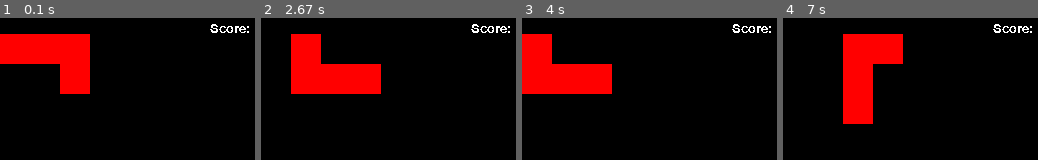
Above: before the commit, frames 1-4 (left to right).
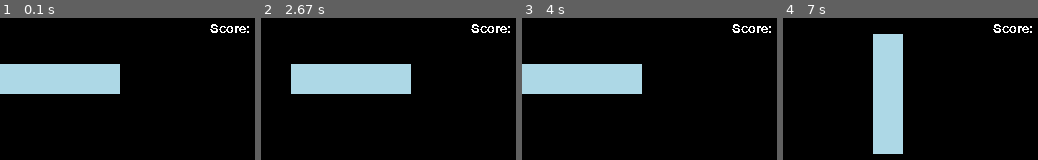
Above: after the commit, the same moments.

Repository: lolloz98/pygame_games
Game: pygame game, started from tetris/main.py
Same seed, same stepped clock (60 frames per second), same inputs: the game is played once before the commit and once after it.
Inputs:
- Up to frame 1 (0.1 s): no input
- Up to frame 2 (2.67 s): tap F at 0.33, 0.67 s; hold A 2-2.53 s; hold S from 2.57 s (still down)
- Up to frame 3 (4 s): release S at 3.03 s; hold A 3.07-3.47 s
- Up to frame 4 (7 s): hold S 4.17-4.53 s; hold A 4.57-5.03 s; tap F at 4.63, 4.93, 6.7 s; hold S 6.63-6.93 s; hold A from 6.97 s (still down)

The runs differ from the first frame. In frame 1, 17% of the frame differs, in the area x 0-48%, y 11-54%; in frame 2, 12%; in frame 3, 12%; in frame 4, 17%.

Commit message:
TETRIS Added Tetris piece

Diff:
--- a/tetris/main.py
+++ b/tetris/main.py
@@ -10,13 +10,13 @@
 pygame.init()
 
 screen = pygame.display.set_mode((width, height))
-pygame.display.set_caption('Snake')
+pygame.display.set_caption('Tetris')
 # To control the max frame rate:
 clock = pygame.time.Clock()
 
 test_font = pygame.font.Font(None, 20)
 
-piece = pieces.lPiece((60, 60), grid_s)
+piece = pieces.tetris((60, 60), grid_s)
 
 while True:
     # draw our elements and update everything
--- a/tetris/pieces.py
+++ b/tetris/pieces.py
@@ -11,14 +11,17 @@
     RIGHT = 1
 
 
-def cube(center, size_of_block):
+def _buildPiece(center, size_of_block, positions, color='Red'):
+    return Piece(center, size_of_block, [SingleBlock(color, size_of_block) for i in positions[0]], positions)
+
+
+def cube(center, size_of_block, color='#FFFF00'):
     xs, ys = size_of_block
     positions = [[(-xs, -ys), (0, -ys), (-xs, 0), (0, 0)]]
-    blocks = [SingleBlock(size=size_of_block) for i in range(4)]
-    return Piece(center, size_of_block, blocks, positions)
+    return _buildPiece(center, size_of_block, positions, color)
 
 
-def lPiece(center, size_of_block):
+def lPiece(center, size_of_block, color='#FFA500'):
     xs, ys = size_of_block
     positions = [
         [(-2 * xs, -ys), (-xs, -ys), (0, -ys), (0, 0)],
@@ -26,8 +29,16 @@
         [(xs, 0), (0, 0), (-xs, 0), (-xs, -ys)],
         [(0, -2 * ys), (0, -ys), (0, 0), (-xs, 0)],
     ]
-    blocks = [SingleBlock(size=size_of_block) for i in range(4)]
-    return Piece(center, size_of_block, blocks, positions)
+    return _buildPiece(center, size_of_block, positions, color)
+
+
+def tetris(center, size_of_block, color='#ADD8E6'):
+    xs, ys = size_of_block
+    positions = [
+        [(-2 * xs, 0), (-xs, 0), (0, 0), (xs, 0)],
+        [(0, 2 * ys), (0, ys), (0, 0), (0, -ys)],
+    ]
+    return _buildPiece(center, size_of_block, positions, color)
 
 
 class Piece:
